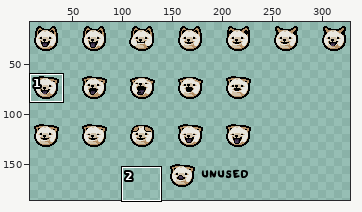
Edited in one commit: sprite sheet (resources/gfx/familiar/familiar_olga_head.png). Above, an overview of the earlier version with the close-up marked.
Close-up. First the earlier version:
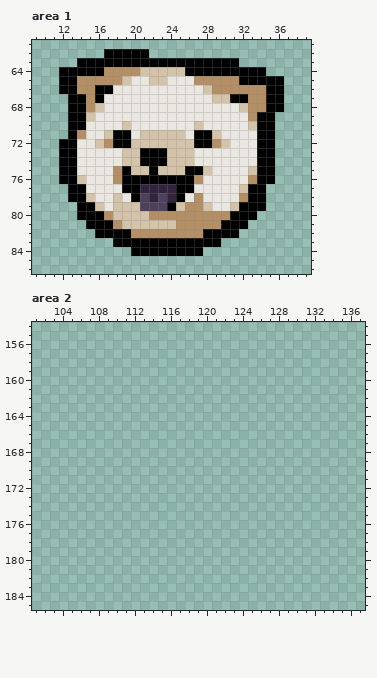
The file is 352x192 pixels. Pixels under 10% opacity are left out. Colours within 5 levels of each other are drawn and written as one. Shown: area 1: x 9..39, y 61..86; area 2: x 101..137, y 154..185. The wide view leaves out empty margins.
Now the later version:
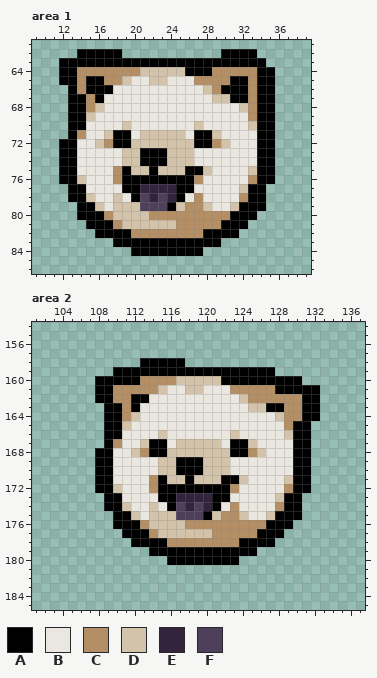
Palette (. is transparent): A #000000  B #e9e7df  C #b48f66  D #d2c3aa  E #31243c  F #4e405a
The exact change:
Changed rows in their new state; - is an unchanged pixel.
Area 1:
first column x 12:
62 --AAA--...--------AAAA---
63 AA------------------AAA--
64 --CCC------------CCCCC-A-
65 ---AA--------------A-C--.
66 .--A--------------AAA-A-.
67 ----------------------A-.
68 ----------------------A-.
Area 2:
first column x 108:
158 -----AAAAA---------------
159 --AAAAAAAAAAAAAAAAAA-----
160 AAAAACCCCDDDDDAAAAAAAAA--
161 AACCCCCDBBDDBBBCCCCCAAAAA
162 AACCAABBBBBBBBBBDCCCCCCAA
163 -AACABBBBBBBBBBBBDDAACCAA
164 -AACDBBBBBBBBBBBBBBBDCCAA
165 -AADBBBBBBBBBBBBBBBBBCAA-
166 -AABBBBDBBBBBBBDBBBBBDAA-
167 -ACBBDAABDDDDDBAADBBBBAA-
168 AABBDCAADDDDDDDAACDBBBAA-
169 AABBBBBDDAAADDDBBBBBBBAA-
170 AABBBBBDDAAADDDBBBBBBBAA-
171 AABBBBCADDADDDAADBBBBDAA-
172 AADBBBCAAAAAAAACBBBBBCAA-
173 -AABBBBAAEEEEAABBBBBDAA--
174 -AADBBDBAFEFEABCBBBBCAA--
175 --AADBDDDFFFADCCDBBDAAA--
176 --AAACDDDDCCCCCCCCCAAA---
177 ---AAACDDDDDDCCCCCAAA----
178 ----AAAACCCCCCCCAAAA-----
179 ------AAAAAAAAAAAA-------
180 --------AAAAAAAA---------
Pixel boxes of the changes (left, top, right, bottom) in both close-ups:
changed: (59, 49, 149, 94)
changed: (212, 49, 284, 112)
added: (95, 358, 320, 565)
